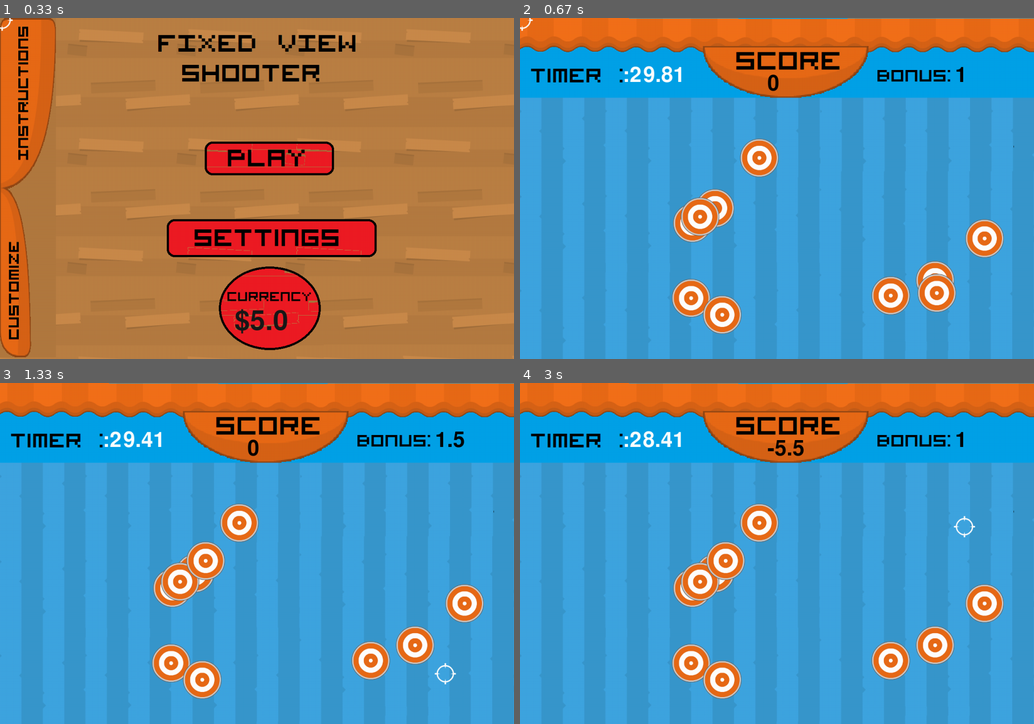
Above: before the commit, frames 1-4 (two rows, left to right).
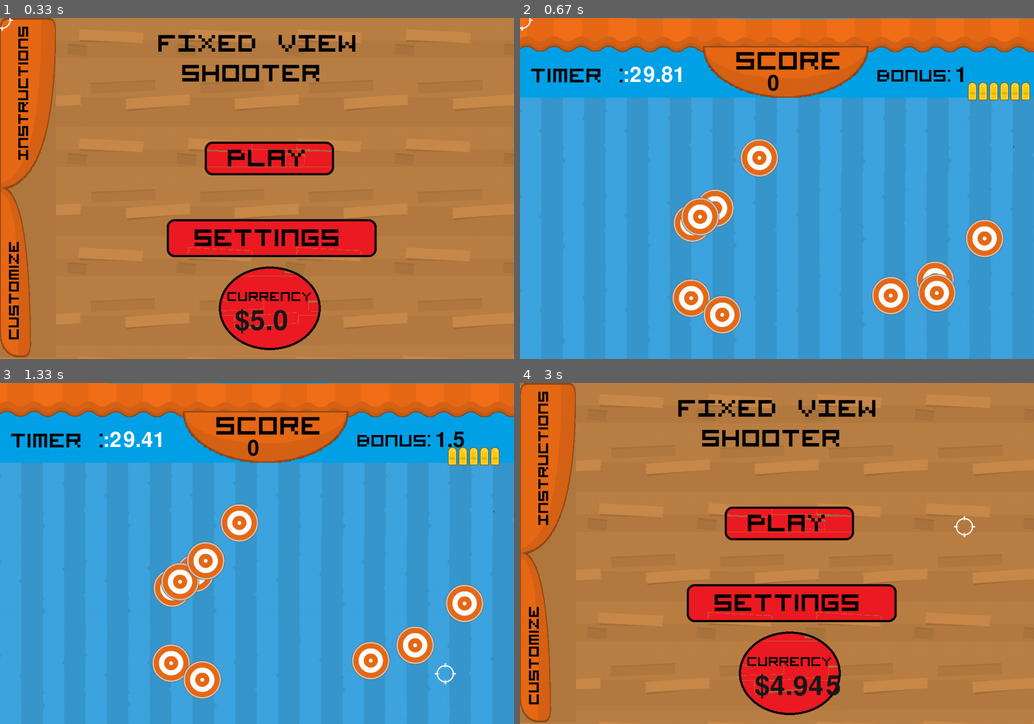
Above: after the commit, the same moments.

Repository: CienKang/Pygame-Shooting_Game
Game: pygame game, started from Shooting Game/Python-Code.py
The game is run twice, just before and just after one commit, with the same random seed, the same clock (stepped at 60 frames per second) and the same inputs.
Inputs (mouse positions are in pixels of both pictures, inside the frame that each line leads up to):
- Up to frame 1 (0.33 s): no input
- Up to frame 2 (0.67 s): hold P from 0.33 s (still down)
- Up to frame 3 (1.33 s): release P at 0.8 s; click (133, 556) at 0.88 s; click (447, 672) at 1.22 s
- Up to frame 4 (3 s): click (787, 437) at 1.55 s; click (782, 591) at 1.88 s; click (910, 608) at 2.22 s; click (910, 522) at 2.55 s; click (962, 526) at 2.88 s

Frame 1 is identical in both runs. In frame 2, 0.6% of the frame differs, in the area x 87-100%, y 18-25%; in frame 3, 0.5%; in frame 4, 99%, in the area x 0-100%, y 0-100%.

Commit message:
Adding a Feature of Fixed Number of Miss and Its Visual Representation

Diff:
--- a/Shooting Game/Python-Code.py
+++ b/Shooting Game/Python-Code.py
@@ -18,7 +18,7 @@
 
 
 # Game Loop
-def Game(Background_Path, Target_Path, Crosshair_path, curtain_path):
+def Game(Background_Path, Target_Path, Crosshair_path, curtain_path, num_bullets):
     # Timer
     current_time = 0
     static_time = 0
@@ -27,6 +27,10 @@
     font = pygame.font.Font('freesansbold.ttf', 50)
     Score = 0
     Bonus = 1
+    Bullets = int(num_bullets+2)
+    Bullet_x =1050
+    Bullet_y = 150
+    BulletImg = pygame.image.load('PNG/HUD/icon_bullet_gold_long.png')
 
     screen = pygame.display.set_mode((screen_width, screen_height))
     background = pygame.image.load(Background_Path)
@@ -40,7 +44,7 @@
             self.rect = self.image.get_rect()
             self.gunshot = pygame.mixer.Sound('PNG/HUD/Gunshot.mp3')
 
-        def shoot(self, Score, Bonus):
+        def shoot(self, Score, Bonus, Bullets):
             self.gunshot.play()
             create_new = False
             if pygame.sprite.spritecollide(crosshair, target_group, True):
@@ -55,7 +59,8 @@
             else:
                 Score += -1 * Bonus
                 Bonus = 1
-            return [Score, Bonus]
+                Bullets += - 1
+            return [Score, Bonus, Bullets]
 
         def update(self):
             self.rect.center = pygame.mouse.get_pos()
@@ -87,7 +92,7 @@
                 pygame.quit()
                 sys.exit()
             if event.type == pygame.MOUSEBUTTONDOWN:
-                Score, Bonus = crosshair.shoot(Score, Bonus)
+                Score, Bonus, Bullets = crosshair.shoot(Score, Bonus, Bullets)
 
         target_group.draw(screen)
         crosshair_group.draw(screen)
@@ -95,12 +100,22 @@
         time_text = font.render(f":{(3000 - time) / 100} ", True, (255, 255, 255))
         score_text = font.render(f"{Score}", True, (0, 0, 0))
         bonus_text = font.render(f"{Bonus}", True, (0, 0, 0))
+
+        for num in range(Bullets):
+            screen.blit(BulletImg,(Bullet_x + (num*25),Bullet_y))
         current_time = pygame.time.get_ticks()
         if current_time - static_time > 1:
             time += 1
             static_time += 1
 
         if 1500 - time <= 0:
+            if Score > High_Score:
+                file = open('High_Score.txt', 'w')
+                file.write(str(Score))
+                file.close()
+            break
+
+        if Bullets == 0:
             if Score > High_Score:
                 file = open('High_Score.txt', 'w')
                 file.write(str(Score))
@@ -149,6 +164,7 @@
 menu_crosshair_group = pygame.sprite.Group()
 menu_crosshair_group.add(crosshair)
 gunshot = pygame.mixer.Sound('PNG/HUD/Gunshot.mp3')
+num_of_bullets = 4
 while Main_menu:
 
     menu_screen.fill((0, 0, 0))
@@ -172,11 +188,11 @@
             if event.type == pygame.K_c:
                 Currency = Customize()
             if event.key == pygame.K_p:
-                currency += Game(Background_Path, Target_Path, Crosshair_Path, Curtain_Path)
+                currency += Game(Background_Path, Target_Path, Crosshair_Path, Curtain_Path,num_of_bullets)
         if event.type == pygame.MOUSEBUTTONDOWN:
             gunshot.play()
             mouse_x, mouse_y = pygame.mouse.get_pos()
             if (mouse_x >= 480 and mouse_x <= 780) and (mouse_y >= 290 and mouse_y <= 365):
-                currency += Game(Background_Path, Target_Path, Crosshair_Path, Curtain_Path)
+                currency += Game(Background_Path, Target_Path, Crosshair_Path, Curtain_Path,num_of_bullets)
     pygame.display.flip()
     clock.tick(60)
